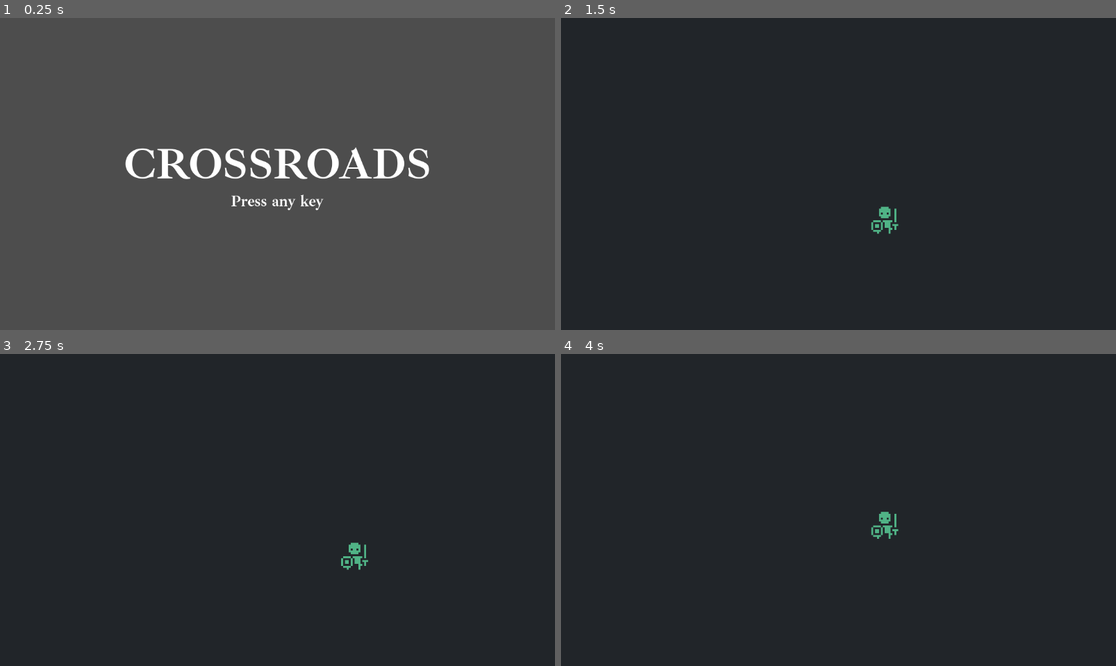
Above: before the commit, frames 1-4 (two rows, left to right).
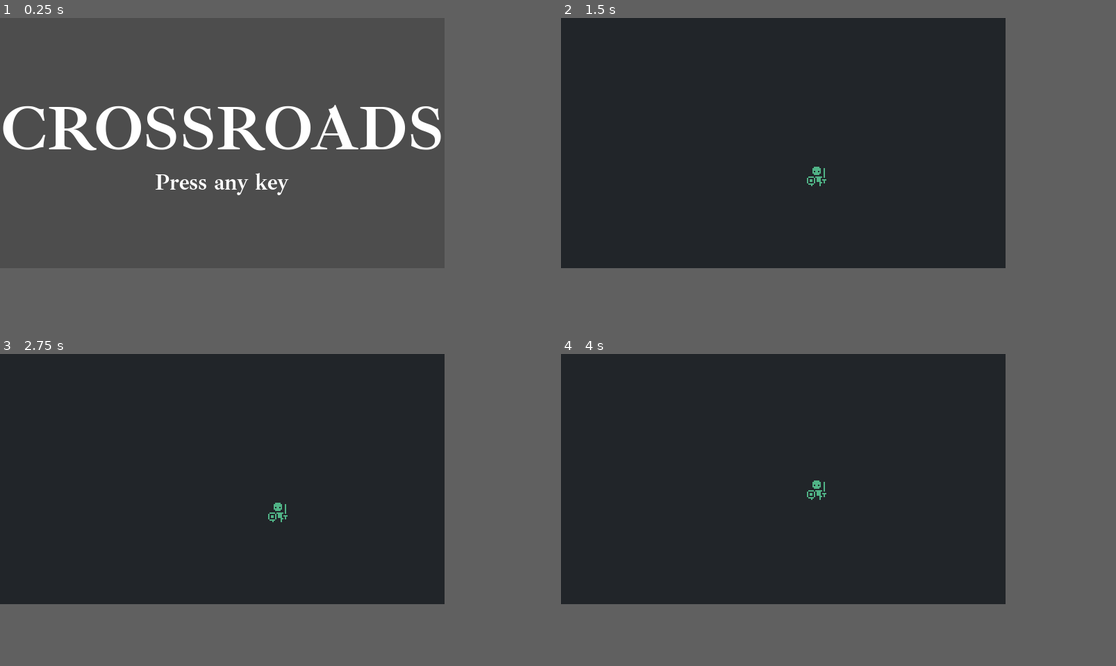
Above: after the commit, the same moments.

Repository: lilytastic/godot-roguelike
Game: Godot game, scene res://title.tscn
Two runs of this game, one before a commit and one after it. Both use one fixed random seed, a clock stepped at 60 frames per second and the inputs below.
Inputs:
- Up to frame 1 (0.25 s): no input
- Up to frame 2 (1.5 s): tap Enter at 0.5 s; hold D (move_right) 0.53-1.28 s; tap Space at 1.25 s; hold S (move_down) from 1.28 s (still down)
- Up to frame 3 (2.75 s): tap Enter at 2 s; release S (move_down) at 2.03 s; hold D (move_right) from 2.03 s (still down)
- Up to frame 4 (4 s): tap Space at 2.75 s; release D (move_right) at 2.78 s; hold W (move_up) 2.78-3.53 s; tap Enter at 3.5 s; hold A (move_left) from 3.53 s (still down)
In our replay, the window is 799x449 before the commit and 640x360 after it. These sizes can differ from the game's own. Grey fills any space a smaller window leaves; there, only what the larger window draws over its background counts as a difference.

The runs differ from the first frame. In frame 1, 6.7% of the frame differs, in the area x 0-80%, y 27-62%; in frame 2, 0.3%; in frame 3, 0.3%; in frame 4, 0.3%.

Commit message:
screen sizing

Diff:
--- a/Game/game.tscn
+++ b/Game/game.tscn
@@ -1090,7 +1090,7 @@
 script = ExtResource("1_4nfvf")
 
 [node name="Camera2D" type="Camera2D" parent="."]
-zoom = Vector2(4, 4)
+zoom = Vector2(2, 2)
 
 [node name="TileMapLayer" type="TileMapLayer" parent="."]
 tile_set = SubResource("TileSet_ybgyj")
--- a/engine/classes/entity.gd
+++ b/engine/classes/entity.gd
@@ -1,3 +1,7 @@
 class_name Entity
 
 var uuid: int = ResourceUID.create_id()
+
+func _init(blueprint: String):
+	print(blueprint)
+	return
--- a/game/game.gd
+++ b/game/game.gd
@@ -5,7 +5,7 @@
 
 func _ready() -> void:
 	RenderingServer.set_default_clear_color(Palette.PALETTE.BACKGROUND)
-	var new_id = ECS.add(Entity.new())
+	var new_id = ECS.add(Entity.new('hero'))
 	print(new_id, ECS.entity(new_id))
 	_create_pc()
 
--- a/project.godot
+++ b/project.godot
@@ -14,6 +14,14 @@
 run/main_scene="res://title.tscn"
 config/features=PackedStringArray("4.3", "GL Compatibility")
 config/icon="res://icon.svg"
+
+[display]
+
+window/size/viewport_width=640
+window/size/viewport_height=360
+window/stretch/mode="viewport"
+window/stretch/aspect="expand"
+window/stretch/scale_mode="integer"
 
 [input]
 
